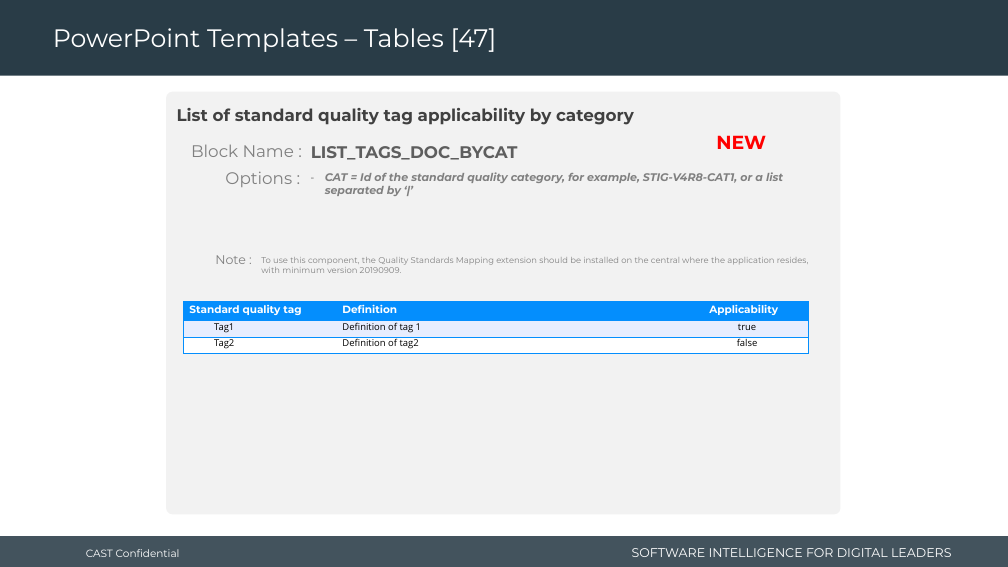
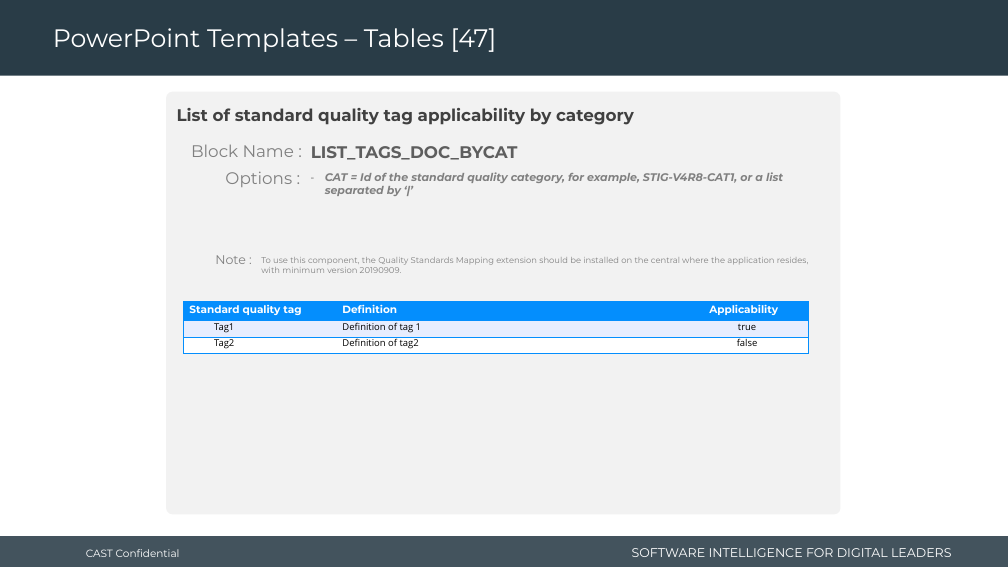
Before and after one commit to CAST-projects/CAST-ReportGenerator, a slide deck: slide 79 of CastReporting.Reporting.Core/Templates/Application/Component library/1- Powerpoint-components-library.pptx. Drawn at 1008x567 pixels with LibreOffice and Linux fonts; fonts in the diff are those of the drawing; background and template pictures are left out. Boxes give left, top, right and bottom in pixels: in the first picture for what was removed or moved away, otherwise in the second. Text is boxed around its words. In the diff, an @@ line names an element or a change of style, - is before the commit and + after.

```diff
--- a/CastReporting.Reporting.Core/Templates/Application/Component library/1- Powerpoint-components-library.pptx
+++ b/CastReporting.Reporting.Core/Templates/Application/Component library/1- Powerpoint-components-library.pptx
@@ text removed at <box>716,135,766,149</box> @@
-NEW
```
Also in this commit, not shown: 4 other slides changed, 16 other files.
